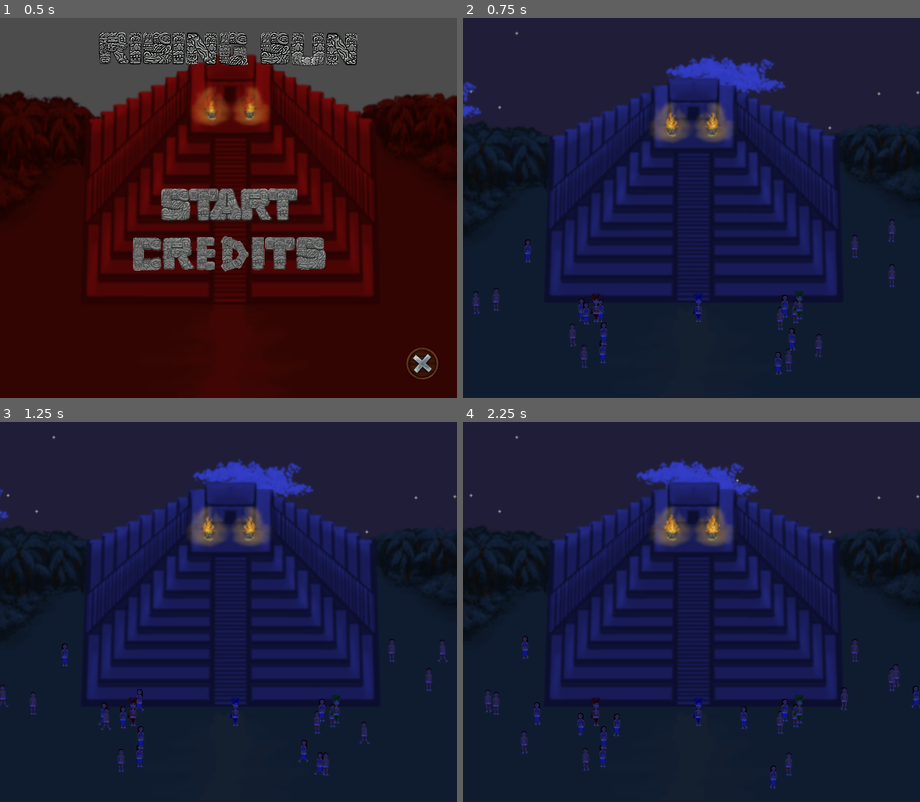
Above: before the commit, frames 1-4 (two rows, left to right).
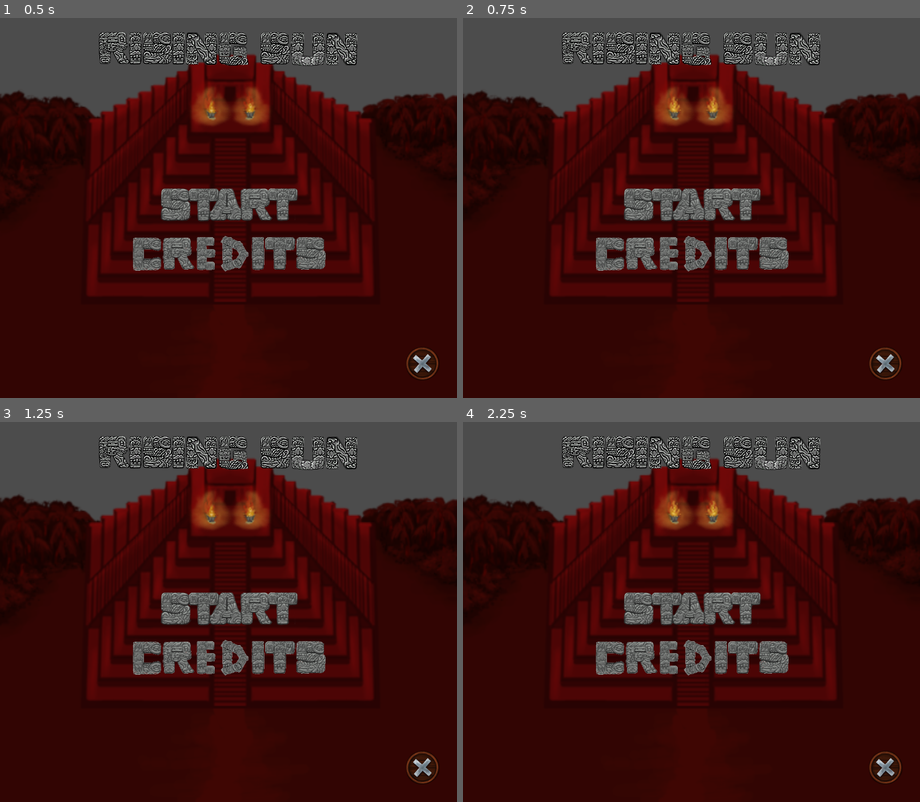
Above: after the commit, the same moments.

Repository: JohnMeadow1/RisingSun
Game: Godot game, scene res://start_scene.tscn
The game is run twice, just before and just after one commit, with the same random seed, the same clock (stepped at 60 frames per second) and the same inputs.
Inputs (mouse positions are in pixels of both pictures, inside the frame that each line leads up to):
- Up to frame 1 (0.5 s): no input
- Up to frame 2 (0.75 s): click (691, 223) at 0.52 s
- Up to frame 3 (1.25 s): no input
- Up to frame 4 (2.25 s): click (691, 657) at 1.27 s; click (883, 767) at 2 s, where only the run after the commit has a clickable "Natalia Ślęzak Paulina Mordal…"

Frame 1 is identical in both runs. In frame 2, 99% of the frame differs, in the area x 0-100%, y 0-100%; in frame 3, 99%; in frame 4, 99%.

Commit message:
Added score in days on screen

Diff:
--- a/source/main.tscn
+++ b/source/main.tscn
@@ -11,6 +11,8 @@
 [ext_resource path="res://scenes/no_player.tscn" type="PackedScene" id=9]
 [ext_resource path="res://scenes/fire_anim.tscn" type="PackedScene" id=10]
 [ext_resource path="res://sounds/bg-music-383063__reasanka__ukulele-loop-with-vocals-by-rea.wav" type="AudioStream" id=11]
+[ext_resource path="res://fonts/Fairfax.ttf" type="DynamicFontData" id=12]
+[ext_resource path="res://Label.gd" type="Script" id=13]
 
 [sub_resource type="ParticlesMaterial" id=1]
 
@@ -52,6 +54,14 @@
 anim_loop = false
 _sections_unfolded = [ "Angle", "Angular Velocity", "Emission Shape", "Flags", "Gravity", "Initial Velocity", "Scale", "Spread", "Trail" ]
 
+[sub_resource type="DynamicFont" id=2]
+
+size = 20
+use_mipmaps = false
+use_filter = false
+font_data = ExtResource( 12 )
+_sections_unfolded = [ "Font", "Settings" ]
+
 [node name="main" type="Node2D" index="0"]
 
 scale = Vector2( 3, 3 )
@@ -323,3 +333,44 @@
 attenuation = 1.0
 bus = "Master"
 area_mask = 1
+
+[node name="GridContainer" type="GridContainer" parent="." index="4"]
+
+anchor_left = 0.0
+anchor_top = 0.0
+anchor_right = 0.0
+anchor_bottom = 0.0
+margin_left = 10.0
+margin_top = 10.0
+margin_right = 10.0
+margin_bottom = 10.0
+rect_pivot_offset = Vector2( 0, 0 )
+rect_clip_content = false
+mouse_filter = 1
+mouse_default_cursor_shape = 0
+size_flags_horizontal = 1
+size_flags_vertical = 1
+columns = 2
+_sections_unfolded = [ "Margin" ]
+
+[node name="Label" type="Label" parent="GridContainer" index="0"]
+
+anchor_left = 0.0
+anchor_top = 0.0
+anchor_right = 0.0
+anchor_bottom = 0.0
+margin_right = 40.0
+margin_bottom = 20.0
+rect_pivot_offset = Vector2( 0, 0 )
+rect_clip_content = false
+mouse_filter = 2
+mouse_default_cursor_shape = 0
+size_flags_horizontal = 1
+size_flags_vertical = 4
+custom_fonts/font = SubResource( 2 )
+text = "Day "
+percent_visible = 1.0
+lines_skipped = 0
+max_lines_visible = -1
+script = ExtResource( 13 )
+_sections_unfolded = [ "custom_fonts" ]
--- a/source/scripts/game.gd
+++ b/source/scripts/game.gd
@@ -20,8 +20,9 @@
 	return (self.points / POINTS_TO_HORIZON)
 
 func get_num_of_days():
-	self.days = fmod(self.points, 4.0)
-	print(self.days)
+	self.days = self.points / 40
+#	print(self.days)
+	return floor(self.days)
 
 func _process(delta):
 	sun_set_timer -= delta
Not shown: 1 places in source/main.tscn that only renumber resources
